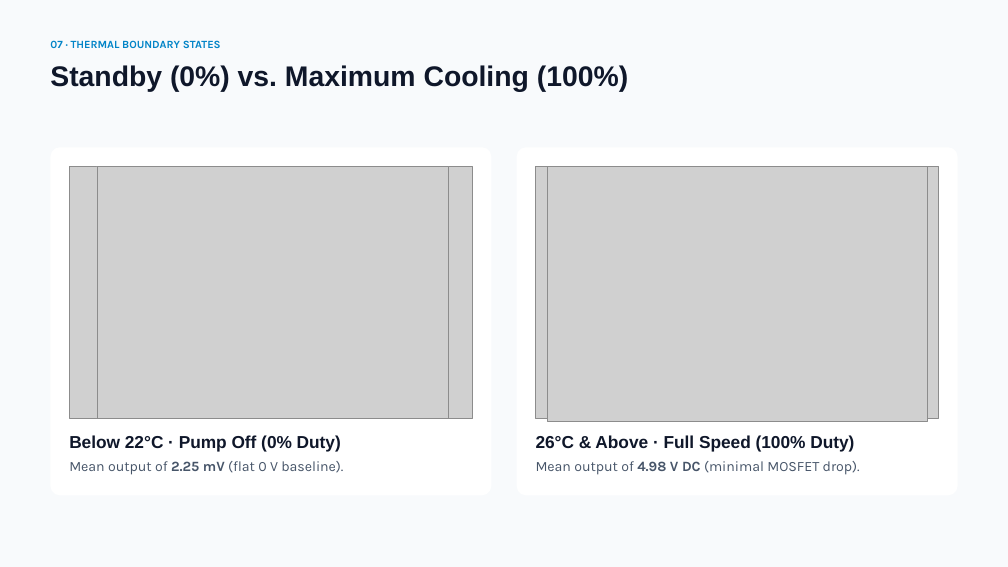
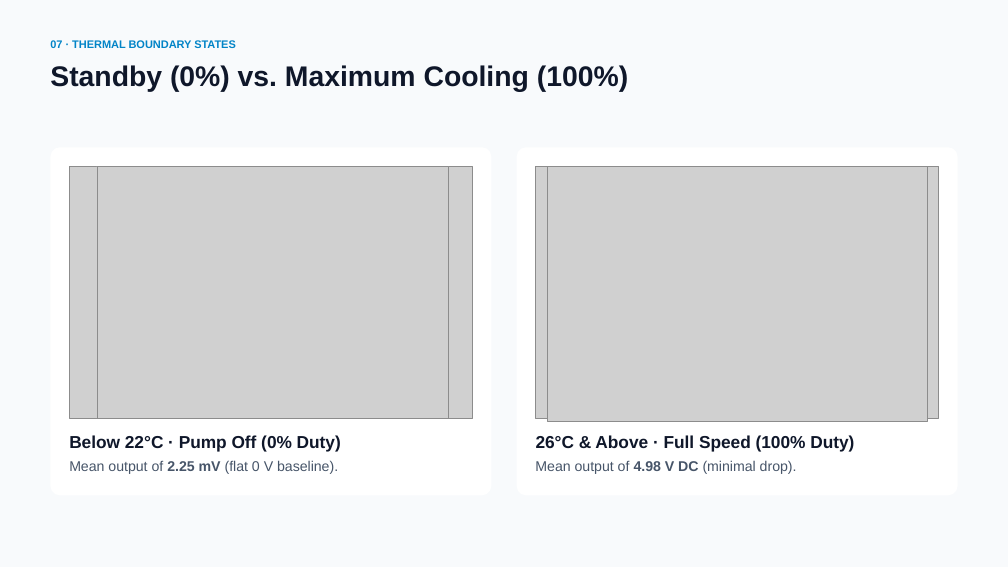
Before and after one commit to daviz04/L7_Project, a slide deck: slide 8 of Automated Liquid Cooling & Leak Detection Presentation.pptx. Drawn at 1008x567 pixels with LibreOffice and Linux fonts; fonts in the diff are those of the drawing; grey boxes stand for pictures. Boxes give left, top, right and bottom in pixels: in the first picture for what was removed or moved away, otherwise in the second. Text is boxed around its words. In the diff, an @@ line names an element or a change of style, - is before the commit and + after.

```diff
--- a/Automated Liquid Cooling & Leak Detection Presentation.pptx
+++ b/Automated Liquid Cooling & Leak Detection Presentation.pptx
@@ text "07 · THERMAL BOUNDARY STATES" at bbox=[50, 40, 236, 48]: font Karla to Arial @@
@@ text "Mean output of 2.25 mV ..." at bbox=[69, 460, 338, 474]: font Karla to Arial @@
@@ text at bbox=[535, 460, 797, 474]: text changed; font Karla to Arial @@
-Mean output of 4.98 V DC (minimal MOSFET drop).
+Mean output of 4.98 V DC (minimal drop).
```
Also in this commit, not shown: 11 other slides changed, 2 other files.
